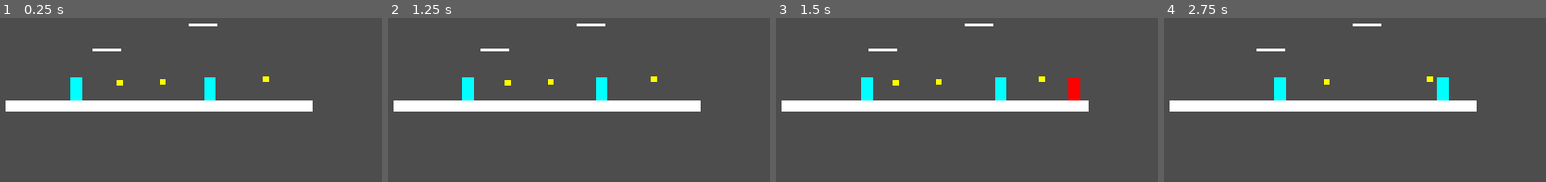
Above: before the commit, frames 1-4 (left to right).
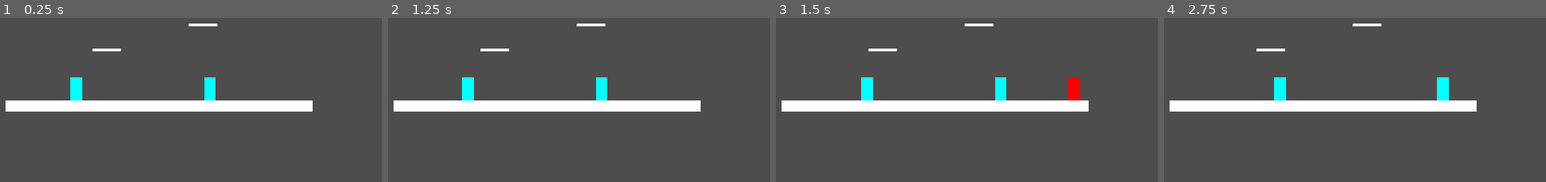
Above: after the commit, the same moments.

Repository: TrueHopolok/gamejam_nsjs
Game: Godot game, scene res://scenes/main.tscn
Same seed, same stepped clock (60 frames per second), same inputs: the game is played once before the commit and once after it.
Inputs:
- Up to frame 1 (0.25 s): no input
- Up to frame 2 (1.25 s): tap Enter at 0.5 s; hold D (right) from 0.53 s (still down); tap L (jump) at 0.77 s
- Up to frame 3 (1.5 s): keep holding D (right)
- Up to frame 4 (2.75 s): tap L (jump) at 1.52 s; release D (right) at 2.03 s; hold A (left) from 2.03 s (still down)

The runs differ from the first frame. In frame 1, 0.2% of the frame differs, in the area x 30-71%, y 35-42%; in frame 2, 0.2%; in frame 3, 0.2%; in frame 4, 0.1%.

Commit message:
trying to make shooting

Diff:
--- a/project.godot
+++ b/project.godot
@@ -16,7 +16,7 @@
 
 [autoload]
 
-Global="res://scripts/global.gd"
+Global="*res://scripts/global.gd"
 
 [display]
 
--- /dev/null
+++ b/scenes/components/shooting.tscn
@@ -0,0 +1,8 @@
+[gd_scene load_steps=2 format=3 uid="uid://dyjsv7l73o6nt"]
+
+[ext_resource type="Script" path="res://scripts/components/shooting.gd" id="1_5iyn8"]
+
+[node name="Shooting" type="Node2D"]
+script = ExtResource("1_5iyn8")
+
+[node name="Marker2D" type="Marker2D" parent="."]
--- a/scenes/main.tscn
+++ b/scenes/main.tscn
@@ -1,10 +1,9 @@
-[gd_scene load_steps=6 format=3 uid="uid://c4slt7q6nlydc"]
+[gd_scene load_steps=5 format=3 uid="uid://c4slt7q6nlydc"]
 
 [ext_resource type="PackedScene" uid="uid://dus7affod732w" path="res://scenes/platform_static.tscn" id="1_741tv"]
 [ext_resource type="PackedScene" uid="uid://ij7m6pmoy6el" path="res://scenes/player.tscn" id="2_qdpul"]
 [ext_resource type="PackedScene" uid="uid://r5ln5caeihs4" path="res://scenes/platform_through.tscn" id="3_ge3iy"]
 [ext_resource type="PackedScene" uid="uid://c46l28oaydnpi" path="res://scenes/enemies/enemy_base.tscn" id="4_foysw"]
-[ext_resource type="PackedScene" uid="uid://v1xp2jakpw3a" path="res://scenes/projectile.tscn" id="5_dh6h7"]
 
 [node name="Main" type="Node2D"]
 
@@ -33,24 +32,6 @@
 [node name="MarkerRight" parent="EnemyBase2" index="1"]
 position = Vector2(75, -5)
 
-[node name="Projectile" parent="." instance=ExtResource("5_dh6h7")]
-position = Vector2(454, 337)
-collision_layer = 8
-collision_mask = 8
-
-[node name="Projectile2" parent="." instance=ExtResource("5_dh6h7")]
-position = Vector2(395, 338)
-
-[node name="Projectile3" parent="." instance=ExtResource("5_dh6h7")]
-position = Vector2(597, 333)
-collision_layer = 8
-collision_mask = 8
-
-[node name="Projectile4" parent="." instance=ExtResource("5_dh6h7")]
-position = Vector2(1045, 319)
-collision_layer = 8
-collision_mask = 8
-
 [editable path="EnemyBase"]
 [editable path="EnemyBase/HealthComponent"]
 [editable path="EnemyBase2"]
--- /dev/null
+++ b/scenes/projectiles/projectile_enemy.tscn
@@ -0,0 +1,7 @@
+[gd_scene load_steps=2 format=3 uid="uid://dn5n48je52s0h"]
+
+[ext_resource type="PackedScene" uid="uid://v1xp2jakpw3a" path="res://scenes/projectiles/projectile_player.tscn" id="1_4rtss"]
+
+[node name="ProjectileEnemy" instance=ExtResource("1_4rtss")]
+collision_layer = 8
+collision_mask = 8
--- a/scenes/projectile.tscn
+++ b/scenes/projectiles/projectile_player.tscn
@@ -1,14 +1,14 @@
 [gd_scene load_steps=3 format=3 uid="uid://v1xp2jakpw3a"]
 
-[ext_resource type="Script" path="res://scripts/projectile.gd" id="1_kht1i"]
+[ext_resource type="Script" path="res://scripts/projectile.gd" id="1_w5vdw"]
 
 [sub_resource type="CircleShape2D" id="CircleShape2D_spfh7"]
 radius = 5.65685
 
-[node name="Projectile" type="Area2D"]
+[node name="ProjectilePlayer" type="Area2D"]
 collision_layer = 4
 collision_mask = 4
-script = ExtResource("1_kht1i")
+script = ExtResource("1_w5vdw")
 
 [node name="ColorRect" type="ColorRect" parent="."]
 offset_left = -4.0
--- /dev/null
+++ b/scripts/components/shooting.gd
@@ -0,0 +1,4 @@
+extends Node2D
+
+func shoot(target_direction : Vector2):
+	pass
--- a/scripts/global.gd
+++ b/scripts/global.gd
@@ -1,4 +1,12 @@
 extends Node
+
+var packed_scenes : Dictionary = \
+{
+	"projectile_player" = preload("res://scenes/projectiles/projectile_player.tscn"),
+	"projectile_enemy" = preload("res://scenes/projectiles/projectile_enemy.tscn"),
+}
 
 func _ready():
 	Engine.max_fps = 60
+	for key in packed_scenes:
+		assert(packed_scenes[key] != null, name + ": packed_scenes[" + key + "] is null")
--- a/scripts/player.gd
+++ b/scripts/player.gd
@@ -1,6 +1,7 @@
 extends CharacterBody2D
 
 const SPEED : float = 200
+const STOP_FRAMES : float = 5
 const JUMP_VELOCITY : float = -400
 const COYOTE_TIME : float = 0.1
 
@@ -10,6 +11,8 @@
 @onready var health_component : HealthComponent = $HealthComponent
 
 var gravity : float = ProjectSettings.get_setting("physics/2d/default_gravity")
+
+var look_direction : Vector2 = Vector2(0, 0)
 
 func activate_enemy(area : Area2D, activate : bool):
 	var parent_node = area.get_parent()
@@ -24,15 +27,23 @@
 	if is_instance_of(parent_node, Enemy):
 		parent_node.attack_player()
 
+func get_look_direction() -> Vector2:
+	var new_direction : Vector2 = Input.get_vector("left", "right", "down", "up")
+	if new_direction.length_squared() == 0:
+		return Vector2(look_direction.x, 0)
+	return new_direction.normalized()
+
 func _ready():
 	activation_area.area_entered.connect(func(area : Area2D): activate_enemy(area, true))
 	activation_area.area_exited.connect(func(area : Area2D): activate_enemy(area, false))
 	agro_area.area_entered.connect(agro_enemy)
 
 func _process(_delta):
+	_gravity()
 	_move()
+	look_direction = get_look_direction()
 
-func _move():
+func _gravity():
 	## Apply gravity
 	if not is_on_floor():
 		if sign(velocity.y) == -1:
@@ -43,6 +54,7 @@
 		else:
 			velocity.y += gravity / 2
 
+func _move():
 	## Jump and fall logic
 	if Input.is_action_just_pressed("jump") and (is_on_floor() or not coyote_timer.is_stopped()):
 		if Input.is_action_pressed("down"):
@@ -51,11 +63,11 @@
 			velocity.y = JUMP_VELOCITY
 
 	## Sideways movement logic
-	var direction = Input.get_axis("left", "right")
+	var direction : float = Input.get_axis("left", "right")
 	if direction:
 		velocity.x = direction * SPEED
 	else:
-		velocity.x = move_toward(velocity.x, 0, SPEED)
+		velocity.x = move_toward(velocity.x, 0, SPEED / STOP_FRAMES)
 
 	## Apply velocity vector and update coyote timer
 	move_and_slide()
